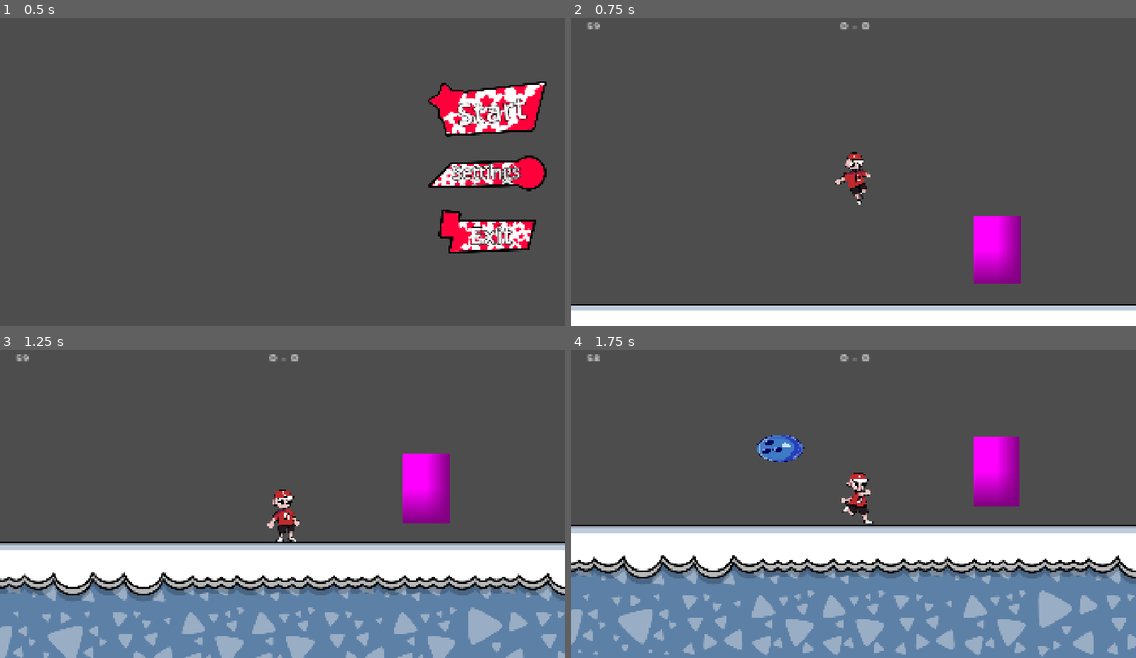
Above: before the commit, frames 1-4 (two rows, left to right).
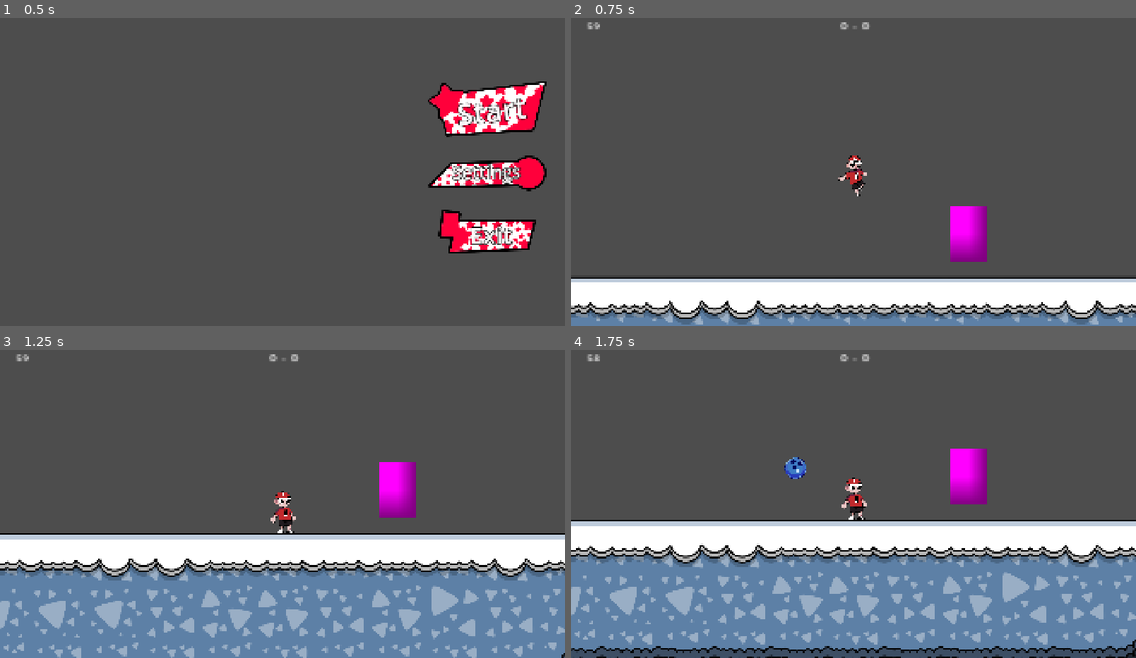
Above: after the commit, the same moments.

Repository: GuiDev-bit/Winter-Game-Jam
Game: Godot game, scene res://scenes/ui/main_menu.tscn
Same seed, same stepped clock (60 frames per second), same inputs: the game is played once before the commit and once after it.
Inputs (mouse positions are in pixels of both pictures, inside the frame that each line leads up to):
- Up to frame 1 (0.5 s): no input
- Up to frame 2 (0.75 s): click "Start" at 0.5 s
- Up to frame 3 (1.25 s): no input
- Up to frame 4 (1.75 s): tap Enter (ui_accept) at 1.25 s; move the mouse to (977, 482) at 1.27 s; hold D (right) from 1.28 s (still down); hold Right mouse button (attack_r) from 1.28 s (still down); click (977, 482) at 1.35 s; tap W (jump) at 1.52 s

Frame 1 is identical in both runs. In frame 2, 19% of the frame differs, in the area x 0-100%, y 43-100%; in frame 3, 26%; in frame 4, 29%, in the area x 0-100%, y 27-100%.

Commit message:
Physique balle, Gloves attack et setup pour canon a neige

Diff:
--- a/scenes/Test-terrain-joueur/test.tscn
+++ b/scenes/Test-terrain-joueur/test.tscn
@@ -1,22 +1,32 @@
 [gd_scene format=3 uid="uid://cilhcw4ye5gpp"]
 
 [ext_resource type="PackedScene" uid="uid://c3vj3s7xoi087" path="res://scenes/player/player.tscn" id="1_5q8km"]
+[ext_resource type="PackedScene" uid="uid://dhxrob07wfllc" path="res://scenes/arena/arena.tscn" id="2_w5rlo"]
+[ext_resource type="PackedScene" uid="uid://bw1vhtrhep4ky" path="res://scenes/ball/ball.tscn" id="3_jexli"]
 
-[sub_resource type="RectangleShape2D" id="RectangleShape2D_w5rlo"]
-size = Vector2(869, 69)
+[sub_resource type="RectangleShape2D" id="RectangleShape2D_jexli"]
+size = Vector2(218, 1783)
 
 [node name="test" type="Node2D" unique_id=844162785]
 
-[node name="StaticBody2D" type="StaticBody2D" parent="." unique_id=315276996]
-position = Vector2(138, 544)
+[node name="Player" parent="." unique_id=1828741544 instance=ExtResource("1_5q8km")]
+position = Vector2(846, 332)
 
-[node name="ColorRect" type="ColorRect" parent="StaticBody2D" unique_id=912294408]
-offset_right = 866.0
-offset_bottom = 66.0
+[node name="Arena" parent="." unique_id=2015291178 instance=ExtResource("2_w5rlo")]
+scale = Vector2(1.9, 1.9)
 
-[node name="CollisionShape2D" type="CollisionShape2D" parent="StaticBody2D" unique_id=2132927011]
-position = Vector2(434, 36)
-shape = SubResource("RectangleShape2D_w5rlo")
+[node name="Ball" parent="." unique_id=1539097515 instance=ExtResource("3_jexli")]
+position = Vector2(1052, 81)
 
-[node name="Player" parent="." unique_id=1828741544 instance=ExtResource("1_5q8km")]
-position = Vector2(507, 40)
+[node name="StaticBody2D" type="StaticBody2D" parent="." unique_id=1752516894]
+collision_layer = 8
+
+[node name="CollisionShape2D" type="CollisionShape2D" parent="StaticBody2D" unique_id=1246334344]
+position = Vector2(194, 580)
+shape = SubResource("RectangleShape2D_jexli")
+debug_color = Color(0.87184566, 0.2679288, 0.5730417, 0.41960785)
+
+[node name="CollisionShape2D2" type="CollisionShape2D" parent="StaticBody2D" unique_id=875393635]
+position = Vector2(3369, 643)
+shape = SubResource("RectangleShape2D_jexli")
+debug_color = Color(0.87184566, 0.2679288, 0.5730417, 0.41960785)
--- a/scenes/ball/ball.tscn
+++ b/scenes/ball/ball.tscn
@@ -5,7 +5,7 @@
 [ext_resource type="Script" uid="uid://dnqt4p122fui7" path="res://script/component/hurtbox_component.gd" id="3_stoaj"]
 
 [sub_resource type="PhysicsMaterial" id="PhysicsMaterial_nv6q1"]
-bounce = 0.6
+bounce = 0.45
 
 [sub_resource type="CircleShape2D" id="CircleShape2D_nv6q1"]
 radius = 30.016663
@@ -14,6 +14,7 @@
 radius = 30.016663
 
 [node name="Ball" type="RigidBody2D" unique_id=1539097515]
+collision_mask = 8
 physics_material_override = SubResource("PhysicsMaterial_nv6q1")
 can_sleep = false
 freeze_mode = 1
--- a/scenes/player/player.tscn
+++ b/scenes/player/player.tscn
@@ -16,8 +16,20 @@
 [sub_resource type="Resource" id="Resource_gx1jg"]
 script = ExtResource("2_fm80t")
 damage = 1.0
-force = 1000.0
+force = 2000.0
 direction = Vector2(1, -1)
+metadata/_custom_type_script = "uid://wcd5uqn0imo0"
+
+[sub_resource type="Resource" id="Resource_fm80t"]
+script = ExtResource("2_fm80t")
+damage = 20.0
+force = 100.0
+metadata/_custom_type_script = "uid://wcd5uqn0imo0"
+
+[sub_resource type="Resource" id="Resource_ugbui"]
+script = ExtResource("2_fm80t")
+damage = 15.0
+force = 100.0
 metadata/_custom_type_script = "uid://wcd5uqn0imo0"
 
 [sub_resource type="SpriteFrames" id="SpriteFrames_p47bc"]
@@ -92,11 +104,14 @@
 height = 115.0
 
 [sub_resource type="RectangleShape2D" id="RectangleShape2D_fm80t"]
-size = Vector2(103, 125.5)
+size = Vector2(51, 86)
 
 [node name="Player" type="CharacterBody2D" unique_id=1828741544]
+collision_mask = 8
 script = ExtResource("1_8afob")
 bat_data = SubResource("Resource_gx1jg")
+gloves_data = SubResource("Resource_fm80t")
+snow_canon_data = SubResource("Resource_ugbui")
 
 [node name="AnimatedSprite2D" type="AnimatedSprite2D" parent="." unique_id=166587267]
 scale = Vector2(0.25, 0.25)
@@ -116,7 +131,7 @@
 script = ExtResource("2_dovo2")
 
 [node name="Camera2D" type="Camera2D" parent="." unique_id=522177963]
-zoom = Vector2(1.5, 1.5)
+zoom = Vector2(1.2, 1.2)
 position_smoothing_enabled = true
 
 [node name="HitboxComponent" type="Area2D" parent="." unique_id=1138836252 node_paths=PackedStringArray("shape")]
@@ -125,7 +140,7 @@
 metadata/_custom_type_script = "uid://bxmkgxah4aht4"
 
 [node name="CollisionShape2D" type="CollisionShape2D" parent="HitboxComponent" unique_id=2092141964]
-position = Vector2(85.5, -13.25)
+position = Vector2(59.5, -2)
 shape = SubResource("RectangleShape2D_fm80t")
 debug_color = Color(0.83145946, 0.38334653, 0.23211065, 0.41960785)
 
--- a/script/ball/ball.gd
+++ b/script/ball/ball.gd
@@ -7,9 +7,14 @@
 
 # Physique
 @export var bounce_force : float = 800.0
-@export var gravity_scale_value : float = 2.5
+@export var gravity_scale_value : float = 1.5
 @export var squash_amount : float = 0.4
 @export var stretch_amount : float = 0.3
+
+@export var air_drag := 800
+@export var max_strength := 2000.0   # puissance max horizontal
+@export var min_strength := 1200.0    # puissance min vertical
+
 
 var previous_velocity : Vector2 = Vector2.ZERO
 var base_scale : Vector2 = Vector2(0.25, 0.25)
@@ -21,19 +26,72 @@
 
 
 
+
 func _ready() -> void:
 	gravity_scale = gravity_scale_value
 
-func _physics_process(_delta: float) -> void:
+func _physics_process(delta: float) -> void:
 	#active_game
-	apply_squash_stretch()
+	#apply_squash_stretch()
+	#update_aim(delta)
+
+	#friction horizontale
+	apply_horizontal_drag(delta)
+	gravity_update()
+	#save the prev velocity
 	previous_velocity = linear_velocity
 
+
+
+
+func apply_force_to_ball(direction: Vector2, force: float) -> void:
+	var dir := direction.normalized()
+
+	# --- puissance adaptative selon l’angle vertical ---
+	var vertical_factor = abs(dir.y)  # 0 = horizontal, 1 = vertical
+	var adjusted_force = lerp(force, force * 0.5, vertical_factor)
+
+	apply_impulse(dir * adjusted_force)
+
+
+func apply_squash_stretch() -> void:
+	var speed = linear_velocity.length()
+	if speed < 10:
+		sprite.scale = sprite.scale.lerp(base_scale, 0.2)
+		return
+	var stretch = 1.0 + (speed / bounce_force) * stretch_amount
+	var squash = 1.0 / stretch
+	var angle = linear_velocity.angle()
+	sprite.rotation = angle
+	sprite.scale = sprite.scale.lerp(Vector2(base_scale.x * squash, base_scale.y * stretch), 0.3)
+
+func _on_body_entered(_body: Node) -> void:
+	#print("collision avec: ", _body.name)
+	var impact_strength = previous_velocity.length() / bounce_force
+	var squash = 1.0 + impact_strength * squash_amount
+	#sprite.scale = Vector2(base_scale.x * squash, base_scale.y / squash)
+
+
+@warning_ignore("unused_parameter")
+func _on_ball_get_hit(data: AttackData) -> void:
+	apply_force_to_ball(data.direction, data.force)
+
+
+func set_player_nearby(value: bool) -> void:
+	player_nearby = value
+
+
+func active_game():
+	if GameManager.current_state != GameManager.GameState.PLAYING:
+		linear_velocity = Vector2.ZERO
+		return
+
+
+func update_aim(delta : float):
 	if is_aiming:
 		aiming_cooldown = 0.5  # reset le timer tant qu'on vise
 	else:
-		aiming_cooldown -= _delta
-
+		aiming_cooldown -= delta
 	if player_nearby or aiming_cooldown > 0:
 		if Input.is_action_pressed("attack_r"):
 			is_aiming = true
@@ -47,38 +105,15 @@
 		is_aiming = false
 
 
+func gravity_update():
+	if linear_velocity.y > 0 :
+		gravity_scale = 2.5
+	else :
+		gravity_scale = gravity_scale_value
 
-func apply_force_to_ball(direction: Vector2, force: float) -> void:
-	apply_central_impulse(direction.normalized() * force)
-
-func apply_squash_stretch() -> void:
-	var speed = linear_velocity.length()
-	if speed < 10:
-		sprite.scale = sprite.scale.lerp(base_scale, 0.2)
-		return
-	var stretch = 1.0 + (speed / bounce_force) * stretch_amount
-	var squash = 1.0 / stretch
-	var angle = linear_velocity.angle()
-	sprite.rotation = angle
-	sprite.scale = sprite.scale.lerp(Vector2(base_scale.x * squash, base_scale.y * stretch), 0.3)
-
-func _on_body_entered(_body: Node) -> void:
-	print("collision avec: ", _body.name)
-	var impact_strength = previous_velocity.length() / bounce_force
-	var squash = 1.0 + impact_strength * squash_amount
-	sprite.scale = Vector2(base_scale.x * squash, base_scale.y / squash)
-
-
-@warning_ignore("unused_parameter")
-func _on_ball_get_hit(data: AttackData) -> void:
-	pass
-
-
-func set_player_nearby(value: bool) -> void:
-	player_nearby = value
-
-
-func active_game():
-	if GameManager.current_state != GameManager.GameState.PLAYING:
-		linear_velocity = Vector2.ZERO
-		return
+func apply_horizontal_drag(_delta: float) -> void:
+	var vx = linear_velocity.x
+	if abs(vx) < 5.0:
+		return  # vitesse trop faible, pas besoin de friction
+	var drag = -sign(vx) * air_drag # 600 = force de friction, ajuste selon le feeling
+	apply_central_force(Vector2(drag, 0.0))
--- a/script/component/hitbox_component.gd
+++ b/script/component/hitbox_component.gd
@@ -20,6 +20,7 @@
 func _on_area_entered(area: Area2D) -> void:
 	if attack_data and area is HurtboxComponent:
 		area.damage(attack_data)
+		end_attack()
 	if area is HurtboxComponent and area.get_parent() is Ball:
 		area.get_parent().set_player_nearby(true)
 		get_parent().ball_ref = area.get_parent()
--- a/script/player/player.gd
+++ b/script/player/player.gd
@@ -11,11 +11,16 @@
 
 
 #the weapons
-enum Weapon { BAT, GlOVES, CANON}
-@export var current_weapon : Weapon =  Weapon.BAT
+enum Weapon {GlOVES, CANON}
+@export var use_secondweap := false
+@export var secondary_weapon : Weapon
+var when_check := false #dsl c giga brouillon
+
 var attack_timer := 0.3
 var attack_time := 0.3
 @export var bat_data : AttackData
+@export var gloves_data : AttackData
+@export var snow_canon_data : AttackData
 
 #states
 enum STATE { FALL, FLOOR,JUMP, HURT, HIT }
@@ -26,6 +31,9 @@
 #about animations
 var slide_anim:= ["slide_a", "slide_b","slide_c"]
 var current_slide:= ""
+
+var dir := Vector2(1,0)
+
 
 var ball_ref : Ball = null
 
@@ -45,7 +53,7 @@
 	move_component.direction = input_component.x_input #assigner la directiomn au mouvement comp
 	process_state(delta)
 	update_animation()
-	update_aim()
+	#update_aim()
 
 
 	prev_velocity_x = lerp(prev_velocity_x, velocity.x, 6.7 * delta)
@@ -109,9 +117,19 @@
 		STATE.FLOOR :
 			pick_random_slide()
 		STATE.HIT :
-			bat_data.direction = get_direction_to_mouse()
-			hitbox.attack_data = bat_data
-			hitbox.lunch_attack()
+			if use_secondweap == false:
+				when_check = true
+				return
+			match secondary_weapon :
+				Weapon.GlOVES :
+					gloves_data.direction = dir
+					hitbox.attack_data = gloves_data
+					hitbox.lunch_attack()
+					print(12)
+					when_check = false
+				Weapon.CANON :
+					pass
+
 
 
 func process_state(delta: float) ->void : #handle state-logique
@@ -121,6 +139,8 @@
 			move_component.air_slide(delta)
 			if is_on_floor() :
 				switch_state(STATE.FLOOR)
+			else :
+				attack_state_transition()
 
 		STATE.FLOOR:
 			if not is_on_floor() :
@@ -128,29 +148,39 @@
 			move_component.slide(delta)
 			if input_component.jump_press :
 				switch_state(STATE.JUMP)
-			elif Input.is_action_just_pressed("attack_r") :
-				switch_state(STATE.HIT)
+			else :
+				attack_state_transition()
 
 		STATE.JUMP :
 			move_component.apply_gravity(delta)
 			move_component.slide(delta)
 			if velocity.y >=   0 :
 				switch_state(STATE.FALL)
+			else :
+				attack_state_transition()
 
 		STATE.HIT :
-			if attack_timer > 0 :
-				attack_timer -= delta * 1
-			else :
-				hitbox.end_attack()
+			if Input.is_action_just_released("attack_l") :
+				bat_data.direction = get_direction_to_mouse()
+				hitbox.attack_data = bat_data
+				hitbox.lunch_attack()
 				attack_timer = attack_time
-				switch_state(STATE.FLOOR)
+				when_check = false
+			check_attack_timer(delta)
+			if not is_on_floor() :
+				if velocity.y >=   0 :
+					move_component.apply_gravity(delta, 1.3)
+					move_component.air_slide(delta)
+				else :
+						move_component.apply_gravity(delta)
+
+
 
 #Update the  animations
 
 func update_animation() -> void:
 	#print("direction: ", move_component.direction)
 	#print("state: ", active_state)
-
 	match active_state:
 		STATE.FLOOR:
 			if velocity.x != 0: #i use velocity to know when he is  moving
@@ -170,10 +200,12 @@
 		STATE.HURT:
 			animated_sprite.play("idle")
 	if move_component.direction > 0:
+		dir = Vector2(1,0)
 		animated_sprite.flip_h = false
 		hitbox.shape.position.x = 52
 	elif move_component.direction < 0:
 		animated_sprite.flip_h = true
+		dir = Vector2(-1,0)
 		hitbox.shape.position.x = -52
 
 #choisi une animation différente pour le slide
@@ -186,3 +218,20 @@
 	var mouse_pos = get_global_mouse_position() # position de la souris dans le monde
 	var direction = (mouse_pos - global_position).normalized()
 	return direction
+
+func check_attack_timer(delta) :
+	if when_check == false :
+			if attack_timer > 0 :
+				attack_timer -= delta * 1
+			else :
+				hitbox.end_attack()
+				attack_timer = attack_time
+				switch_state(STATE.FLOOR)
+
+func attack_state_transition():
+			if Input.is_action_just_pressed("attack_l") :
+				switch_state(STATE.HIT)
+				use_secondweap = false
+			elif  Input.is_action_just_pressed("attack_r") :
+				use_secondweap = true
+				switch_state(STATE.HIT)
